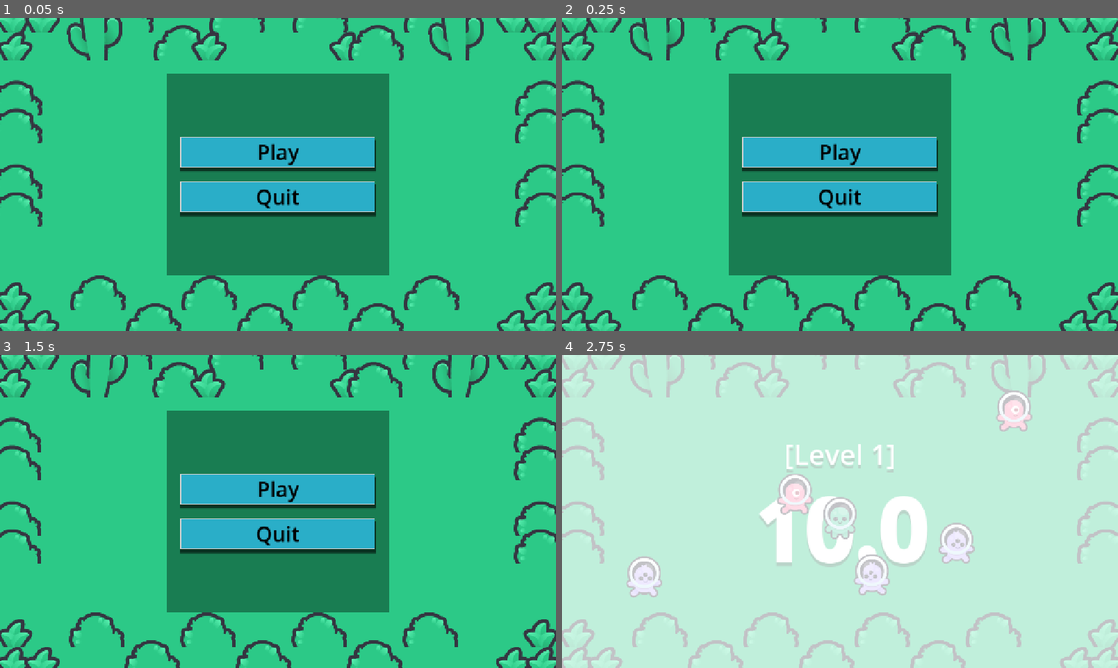
Above: before the commit, frames 1-4 (two rows, left to right).
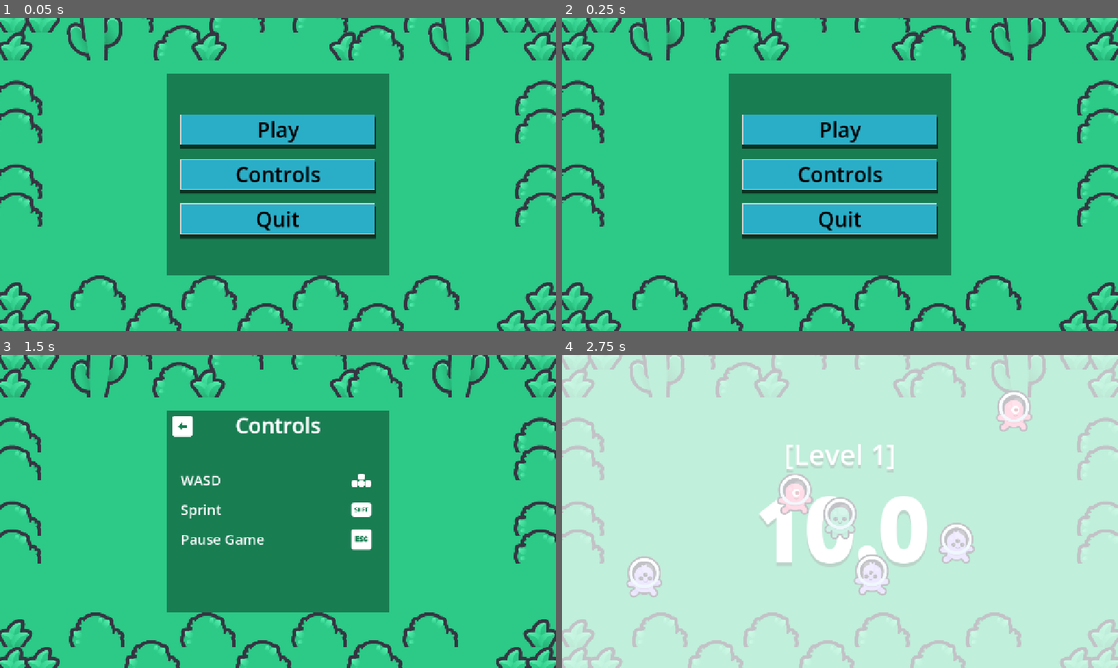
Above: after the commit, the same moments.

Repository: Sepehr-Boz/brackeys-game-jam-2026.2
Game: Godot game, scene res://scenes/start.tscn
Same seed, same stepped clock (60 frames per second), same inputs: the game is played once before the commit and once after it. Sound files missing from this copy of the repository are replaced by a short silence.
Inputs (mouse positions are in pixels of both pictures, inside the frame that each line leads up to):
- Up to frame 1 (0.05 s): no input
- Up to frame 2 (0.25 s): no input
- Up to frame 3 (1.5 s): click (278, 511) at 0.5 s, where only the run after the commit has a clickable "Controls"; click (183, 426) at 1.27 s
- Up to frame 4 (2.75 s): click "Play" at 2 s

The runs differ from the first frame. In frame 1, 11% of the frame differs, in the area x 32-68%, y 30-71%; in frame 2, 11%; in frame 3, 8.6%; in frame 4, nothing differs.

Commit message:
feat: add controls menu.

Diff:
--- a/scenes/start.tscn
+++ b/scenes/start.tscn
@@ -6,6 +6,11 @@
 [ext_resource type="Texture2D" uid="uid://iilu6e0ufdkj" path="res://textures/cactus.png" id="3_y16t7"]
 [ext_resource type="Texture2D" uid="uid://cmkooqaw1b8uq" path="res://textures/grass.png" id="4_4ge6i"]
 [ext_resource type="AudioStream" uid="uid://dcbu8g7dmsc38" path="res://audio/click2.ogg" id="6_y16t7"]
+[ext_resource type="Script" uid="uid://b6hlnhhcirk1e" path="res://scripts/controls_panel.gd" id="7_1nvso"]
+[ext_resource type="Texture2D" uid="uid://dw8dky7a77smi" path="res://textures/keyboard_arrow_left.png" id="7_pgjjs"]
+[ext_resource type="Texture2D" uid="uid://drsope2ucb13y" path="res://textures/keyboard_arrows.png" id="9_gsp51"]
+[ext_resource type="Texture2D" uid="uid://dyua7waun7ng2" path="res://textures/keyboard_shift.png" id="10_r8uic"]
+[ext_resource type="Texture2D" uid="uid://dda6bno0jg0ok" path="res://textures/keyboard_escape.png" id="11_x1pfr"]
 
 [sub_resource type="Shader" id="Shader_gee14"]
 code = "// original wind shader from https://github.com/Maujoe/godot-simple-wind-shader-2d/tree/master/assets/maujoe.simple_wind_shader_2d
@@ -167,6 +172,13 @@
 shadow_size = 2
 shadow_offset = Vector2(0, 8)
 
+[sub_resource type="LabelSettings" id="LabelSettings_2b3j6"]
+font_size = 48
+outline_size = 2
+
+[sub_resource type="LabelSettings" id="LabelSettings_lwqr5"]
+font_size = 32
+
 [node name="Node2D" type="Node2D" unique_id=125838974]
 
 [node name="Camera2D" type="Camera2D" parent="." unique_id=1798045738]
@@ -186,8 +198,9 @@
 tile_map_data = PackedByteArray("AAATAAkAAgAAAAAAAAATAAAAAgAAAAAAAAATAP//AgAAAAAAAAASAP//AgAAAAAAAAABAP//AgAAAAAAAAAAAP …(512 unchanged characters)…
 tile_set = SubResource("TileSet_tn317")
 
-[node name="Start Menu" type="CanvasLayer" parent="." unique_id=689959751]
+[node name="Start Menu" type="CanvasLayer" parent="." unique_id=689959751 node_paths=PackedStringArray("_controls_panel")]
 script = ExtResource("1_kdmts")
+_controls_panel = NodePath("../Controls Panel")
 
 [node name="MarginContainer" type="MarginContainer" parent="Start Menu" unique_id=1105097645]
 anchors_preset = 15
@@ -223,6 +236,13 @@
 theme_override_styles/normal = SubResource("StyleBoxFlat_kdmts")
 text = "Play"
 
+[node name="Controls Button" type="Button" parent="Start Menu/MarginContainer/MarginContainer/VBoxContainer" unique_id=1358671170]
+layout_mode = 2
+theme_override_colors/font_color = Color(0, 0, 0, 1)
+theme_override_font_sizes/font_size = 48
+theme_override_styles/normal = SubResource("StyleBoxFlat_kdmts")
+text = "Controls"
+
 [node name="Quit Button" type="Button" parent="Start Menu/MarginContainer/MarginContainer/VBoxContainer" unique_id=735851741]
 layout_mode = 2
 theme_override_colors/font_color = Color(0, 0, 0, 1)
@@ -233,5 +253,91 @@
 [node name="AudioStreamPlayer" type="AudioStreamPlayer" parent="Start Menu" unique_id=272718675]
 stream = ExtResource("6_y16t7")
 
+[node name="Controls Panel" type="CanvasLayer" parent="." unique_id=1639308 node_paths=PackedStringArray("_start_menu")]
+visible = false
+script = ExtResource("7_1nvso")
+_start_menu = NodePath("../Start Menu")
+
+[node name="MarginContainer" type="MarginContainer" parent="Controls Panel" unique_id=692945959]
+anchors_preset = 15
+anchor_right = 1.0
+anchor_bottom = 1.0
+grow_horizontal = 2
+grow_vertical = 2
+size_flags_horizontal = 3
+size_flags_vertical = 3
+theme_override_constants/margin_left = 384
+theme_override_constants/margin_top = 128
+theme_override_constants/margin_right = 384
+theme_override_constants/margin_bottom = 128
+
+[node name="ColorRect" type="ColorRect" parent="Controls Panel/MarginContainer" unique_id=52218546]
+layout_mode = 2
+mouse_filter = 2
+color = Color(0.023529412, 0.19215687, 0.11764706, 0.5019608)
+
+[node name="Return Button" type="Button" parent="Controls Panel/MarginContainer" unique_id=1035130628]
+layout_mode = 2
+size_flags_horizontal = 0
+size_flags_vertical = 0
+icon = ExtResource("7_pgjjs")
+flat = true
+
+[node name="Label" type="Label" parent="Controls Panel/MarginContainer" unique_id=288122784]
+layout_mode = 2
+size_flags_horizontal = 4
+size_flags_vertical = 0
+text = "Controls"
+label_settings = SubResource("LabelSettings_2b3j6")
+horizontal_alignment = 1
+
+[node name="MarginContainer" type="MarginContainer" parent="Controls Panel/MarginContainer" unique_id=1089162410]
+layout_mode = 2
+mouse_filter = 2
+theme_override_constants/margin_left = 32
+theme_override_constants/margin_top = 128
+theme_override_constants/margin_right = 32
+theme_override_constants/margin_bottom = 0
+
+[node name="GridContainer" type="GridContainer" parent="Controls Panel/MarginContainer/MarginContainer" unique_id=2088043436]
+layout_mode = 2
+theme_override_constants/h_separation = 192
+columns = 2
+
+[node name="Label" type="Label" parent="Controls Panel/MarginContainer/MarginContainer/GridContainer" unique_id=1261539633]
+layout_mode = 2
+text = "WASD"
+label_settings = SubResource("LabelSettings_lwqr5")
+
+[node name="TextureRect" type="TextureRect" parent="Controls Panel/MarginContainer/MarginContainer/GridContainer" unique_id=260516680]
+layout_mode = 2
+texture = ExtResource("9_gsp51")
+stretch_mode = 3
+
+[node name="Label2" type="Label" parent="Controls Panel/MarginContainer/MarginContainer/GridContainer" unique_id=79523580]
+layout_mode = 2
+text = "Sprint"
+label_settings = SubResource("LabelSettings_lwqr5")
+
+[node name="TextureRect2" type="TextureRect" parent="Controls Panel/MarginContainer/MarginContainer/GridContainer" unique_id=669744659]
+layout_mode = 2
+texture = ExtResource("10_r8uic")
+stretch_mode = 3
+
+[node name="Label3" type="Label" parent="Controls Panel/MarginContainer/MarginContainer/GridContainer" unique_id=138705801]
+layout_mode = 2
+text = "Pause Game"
+label_settings = SubResource("LabelSettings_lwqr5")
+
+[node name="TextureRect3" type="TextureRect" parent="Controls Panel/MarginContainer/MarginContainer/GridContainer" unique_id=325492435]
+layout_mode = 2
+texture = ExtResource("11_x1pfr")
+stretch_mode = 3
+
+[node name="AudioStreamPlayer" type="AudioStreamPlayer" parent="Controls Panel" unique_id=670680770]
+stream = ExtResource("6_y16t7")
+
 [connection signal="pressed" from="Start Menu/MarginContainer/MarginContainer/VBoxContainer/Play Button" to="Start Menu" method="_on_play_button_pressed"]
+[connection signal="pressed" from="Start Menu/MarginContainer/MarginContainer/VBoxContainer/Controls Button" to="Start Menu" method="_on_controls_button_pressed"]
 [connection signal="pressed" from="Start Menu/MarginContainer/MarginContainer/VBoxContainer/Quit Button" to="Start Menu" method="_on_quit_button_pressed"]
+[connection signal="pressed" from="Controls Panel/MarginContainer/Return Button" to="Controls Panel" method="_on_return_button_pressed"]
--- /dev/null
+++ b/scripts/controls_panel.gd
@@ -0,0 +1,11 @@
+class_name ControlsPanel
+extends CanvasLayer
+
+@export var _start_menu: CanvasLayer
+@onready var _click_audio: AudioStreamPlayer = $AudioStreamPlayer
+
+func _on_return_button_pressed() -> void:
+	_click_audio.play()
+	await _click_audio.finished
+	_start_menu.visible = true
+	visible = false
--- a/scripts/start_menu.gd
+++ b/scripts/start_menu.gd
@@ -1,6 +1,7 @@
 class_name StartMenu
 extends CanvasLayer
 
+@export var _controls_panel: CanvasLayer
 var _game_scene: PackedScene = load("res://scenes/game.tscn")
 @onready var _click_audio: AudioStreamPlayer = $AudioStreamPlayer
 
@@ -9,6 +10,12 @@
 	await _click_audio.finished
 	get_tree().change_scene_to_packed(_game_scene)
 
+func _on_controls_button_pressed() -> void:
+	_click_audio.play()
+	await _click_audio.finished
+	_controls_panel.visible = true
+	visible = false
+
 func _on_quit_button_pressed() -> void:
 	_click_audio.play()
 	await _click_audio.finished
Not shown, added: scripts/controls_panel.gd.uid
Binary file added: textures/keyboard_arrow_left.png
Not shown, added: textures/keyboard_arrow_left.png.import
Binary file added: textures/keyboard_arrows.png
Not shown, added: textures/keyboard_arrows.png.import
Binary file added: textures/keyboard_escape.png
Not shown, added: textures/keyboard_escape.png.import
Binary file added: textures/keyboard_shift.png
Not shown, added: textures/keyboard_shift.png.import
